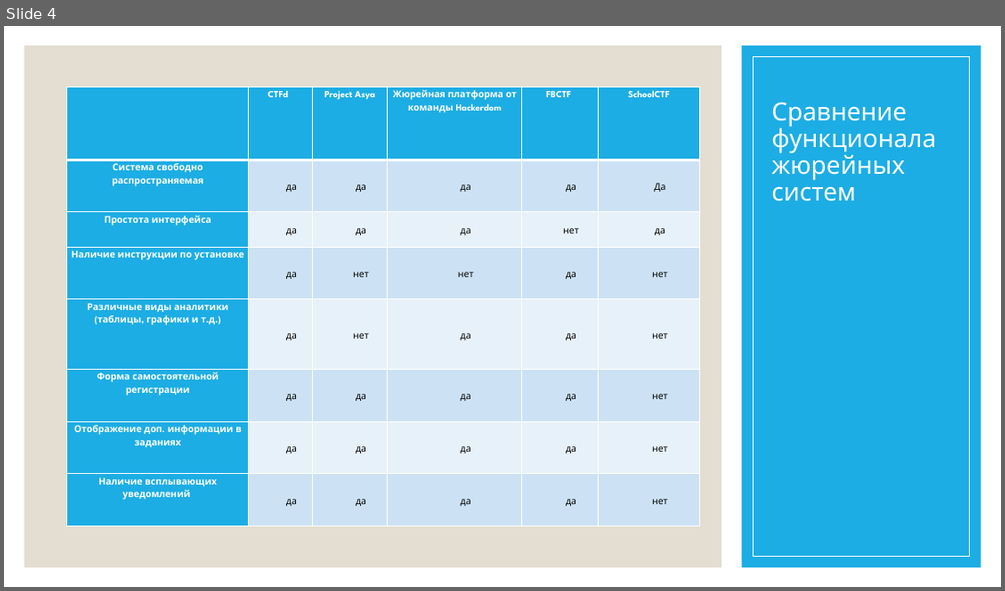
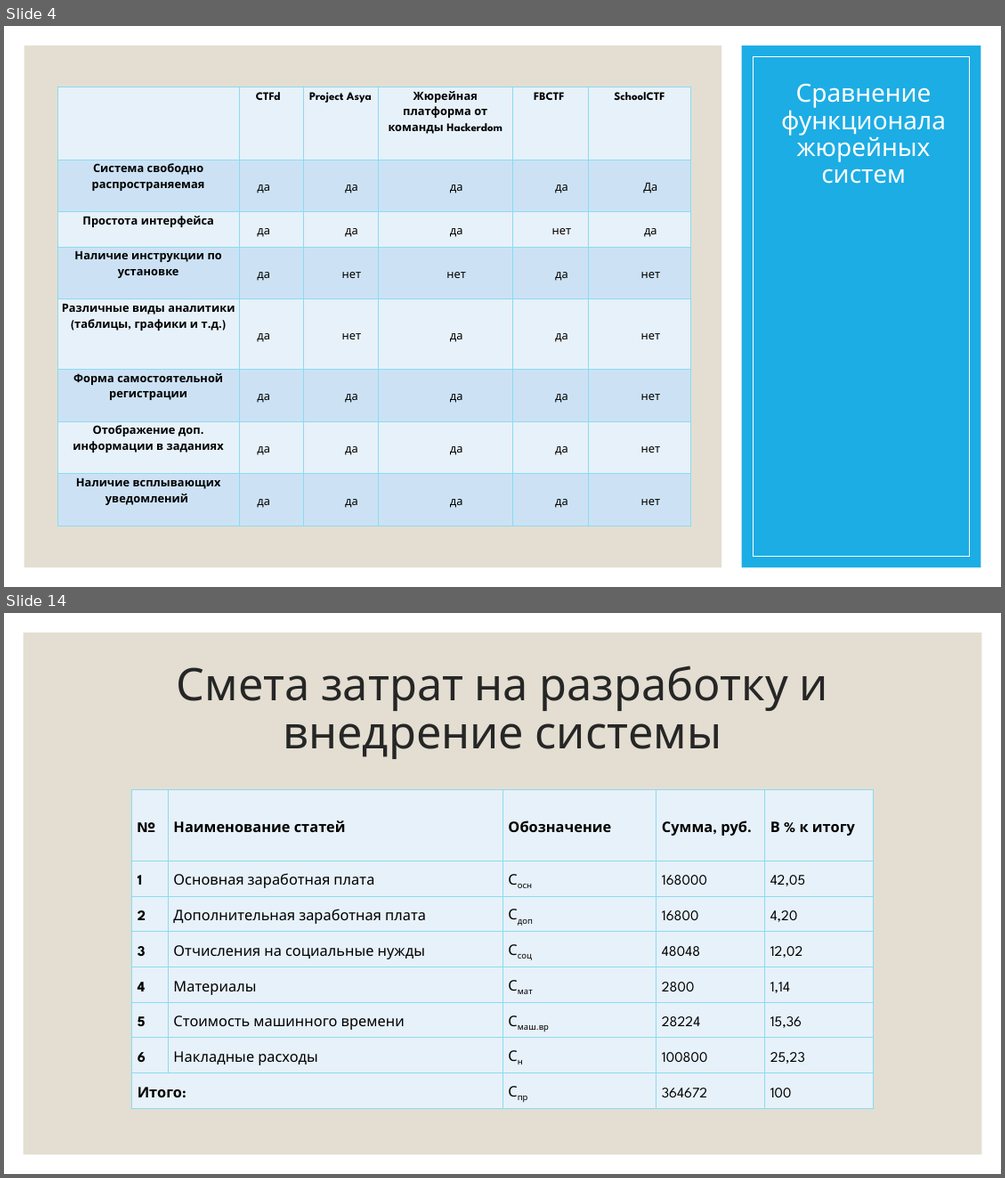
Before and after one commit to PolMarzia/diplom, a slide deck: Prez.pptx. Shown one above the other, each under a label of ours: slide 4 before the commit, slides 4 and 14 after it; the slides between them are not shown. The pictures are 1005x591 and 1005x1178 pixels, drawn with LibreOffice and Linux fonts; fonts in the diff are those of the drawing. Boxes give left, top, right and bottom in pixels: in the first picture for what was removed or moved away, otherwise in the second. Text is boxed around its words. In the diff, an @@ line names an element or a change of style, - is before the commit and + after.

```diff
--- a/Prez.pptx
+++ b/Prez.pptx
@@ slide 14 added at (x1=4, y1=613, x2=1001, y2=1174), background #FFFFFF @@
@@ rectangle added at (x1=24, y1=633, x2=982, y2=1154), fill #E3DED1 @@
@@ title added at (x1=177, y1=666, x2=827, y2=759), 43.2 pt, text #262626 @@
+Смета затрат на разработку и внедрение системы
@@ table added at (x1=132, y1=790, x2=873, y2=1109), 8 rows, 5 columns @@
+№ | Наименование статей | Обозначение | Сумма, руб. | В % к итогу
+1 | Основная заработная плата | Сосн | 168000 | 42,05
+2 | Дополнительная заработная плата | Сдоп | 16800 | 4,20
+3 | Отчисления на социальные нужды | Ссоц | 48048 | 12,02
+4 | Материалы | Смат | 2800 | 1,14
+5 | Стоимость машинного времени | Смаш.вр | 28224 | 15,36
+6 | Накладные расходы | Сн | 100800 | 25,23
+Итого: |  | Спр | 364672 | 100
@@ slide 4 changed as well @@
@@ title "Сравнение функционала жюрейных систем" at (x1=781, y1=83, x2=946, y2=184): alignment left to centre @@
@@ table at (x1=57, y1=87, x2=691, y2=526) @@
@@ fill #1CADE4 to #E8F1FA in 9 cells @@
@@ fill #1CADE4 to #CDE3F5 in 4 cells @@
@@ size 9 to 11 pt @@
@@ text colour #FFFFFF to #000000 in "CTFd", "Project Asya", "Жюрейная платформа от команды Hackerdom", "FBCTF" and 8 more places @@
@@ indent changed @@
@@ borders changed @@
@@ table moved from (x1=67, y1=87, x2=700, y2=526) to (x1=57, y1=87, x2=691, y2=526) @@
```
Also in this commit, not shown: 3 other slides changed, 11 other slides added, 7 other files.
